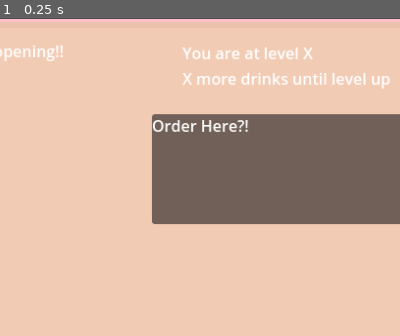
Above: before the commit, frame 1.
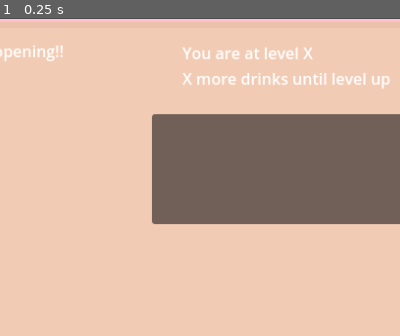
Above: after the commit, the same moment.

Repository: aylabaguette/40sGame
Game: Godot game, scene res://scenes/main.tscn
Same seed, same stepped clock (60 frames per second), same inputs: the game is played once before the commit and once after it.
Inputs:
- Up to frame 1 (0.25 s): no input
The pictures show only the part of the screen within x 35-85%, y 0-50%; the shares and areas given below are measured in that part.

The runs differ from the first frame. In frame 1, 0.4% of the frame differs, in the area x 38-62%, y 32-36%.

Commit message:
did the signal bus stuff to access variables/arrays from different scripts
(will need to change so that I can access the different array/variable that ayla and roshni make later on??)

Diff:
--- a/40s-game/scenes/Shop.tscn
+++ b/40s-game/scenes/Shop.tscn
@@ -108,4 +108,9 @@
 offset_right = 308.0
 offset_bottom = 111.0
 
+[node name="TextureRect" type="TextureRect" parent="SpeechBubble/Panel/Label"]
+layout_mode = 0
+offset_right = 307.0
+offset_bottom = 114.0
+
 [connection signal="pressed" from="Button" to="." method="_on_button_pressed"]
--- a/40s-game/scenes/SpeechBubble.gd
+++ b/40s-game/scenes/SpeechBubble.gd
@@ -1,14 +1,25 @@
 extends Node2D
 
 @onready var label: Label = $Panel/Label # Reference to the Label node
+@onready var textureRect: TextureRect = $Panel/Label/TextureRect
 @onready var speechBubble: Node2D = $"."
 
 
 # Called when the node enters the scene tree for the first time.
 func _ready() -> void:
-	var message = "Order Here?!"
+	# Access the global variables!!
+	var toppings = SignalBus.unlockedToppings
+	var drinks = SignalBus.unlockedDrinks
+
+	#var toppingPicked = "res://sprites/kitchen/toppings - dispenser/brown sugar.PNG"
+	#textureRect.texture = toppings
+	#textureRect = toppingPicked
+	#const BROWN_SUGAR = preload("res://sprites/kitchen/toppings - dispenser/brown sugar.PNG")
+	#var message = toppings
+	#textureRect.texture = BROWN_SUGAR
+
 	#Show the speech bubble with the message
-	speechBubble.setBubble(message)
+	#speechBubble.setBubble(message)
 
 
 # Called every frame. 'delta' is the elapsed time since the previous frame.
--- a/40s-game/scripts/dispenser.gd
+++ b/40s-game/scripts/dispenser.gd
@@ -23,6 +23,10 @@
 func _ready() -> void:
 	#get reference to signal levelledUp
 	SignalBus.levelledUp.connect(onLevelUp)
+
+	# Set the global unlocked toppings array
+	SignalBus.unlockedToppings = unlockedToppings
+	SignalBus.unlockedDrinks = unlockedDrinks
 
 # Called every frame. 'delta' is the elapsed time since the previous frame.
 func _process(delta: float) -> void:
--- a/40s-game/scripts/signalBus.gd
+++ b/40s-game/scripts/signalBus.gd
@@ -3,6 +3,10 @@
 #by any node anywhere in the code.
 
 signal levelledUp(next_level)
+#signal toppingarray()
+
+var unlockedToppings = []
+var unlockedDrinks = []
 
 # Called when the node enters the scene tree for the first time.
 func _ready() -> void:
